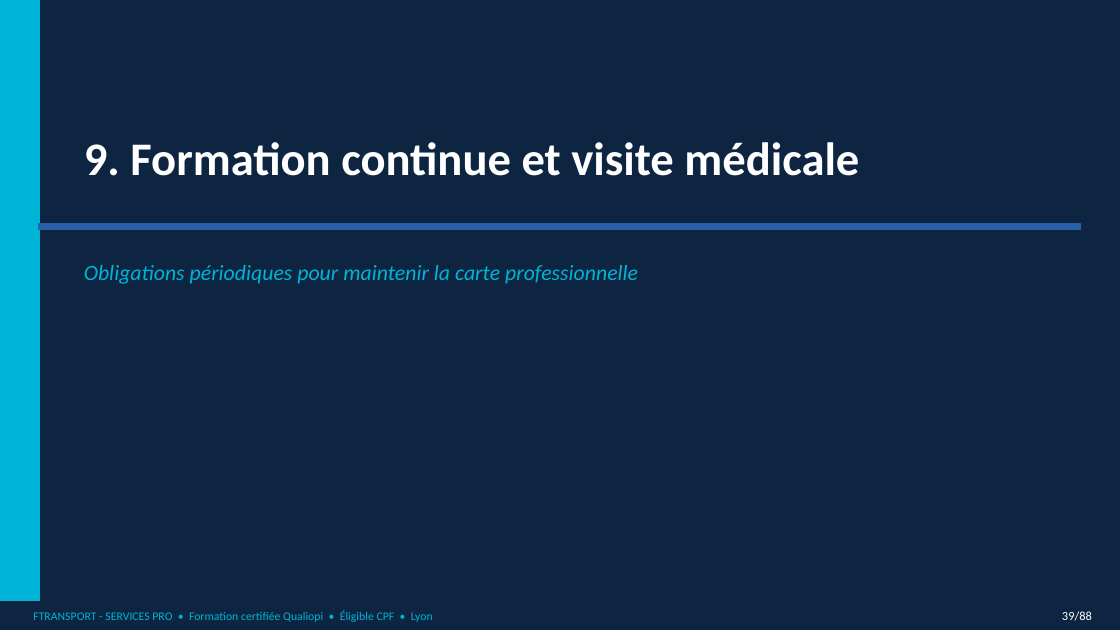
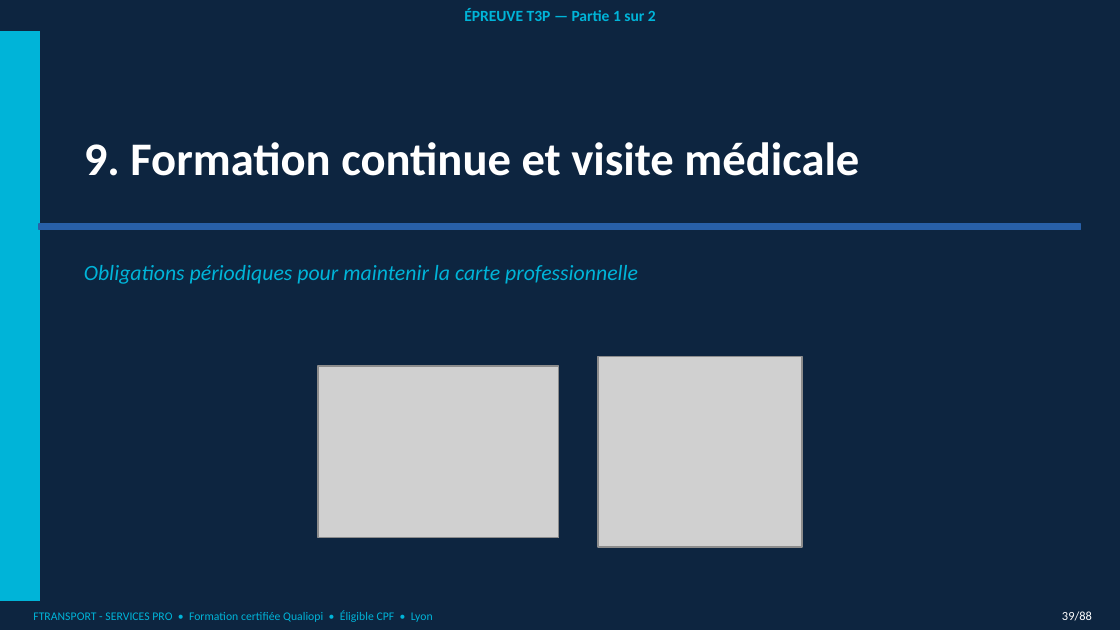
Before and after one commit to nanouf69/insight-learn-manage, a slide deck: slide 36 of public/cours/vtc/A_T3P_partie_1.pptx (slide 42 before the commit). Drawn at 1120x630 pixels with LibreOffice and Linux fonts; fonts in the diff are those of the drawing; grey boxes stand for pictures. Boxes give left, top, right and bottom in pixels: in the first picture for what was removed or moved away, otherwise in the second. Text is boxed around its words. In the diff, an @@ line names an element or a change of style, - is before the commit and + after.

```diff
--- a/public/cours/vtc/A_T3P_partie_1.pptx
+++ b/public/cours/vtc/A_T3P_partie_1.pptx
@@ text added at box(464, 8, 656, 21), 10 pt, text #00B4D8, bold @@
+ÉPREUVE T3P — Partie 1 sur 2
@@ picture added at box(598, 357, 802, 548) @@
@@ picture added at box(318, 366, 559, 539) @@
```
Also in this commit, not shown: 41 other slides changed, 7 slides added, 8 slides removed.
